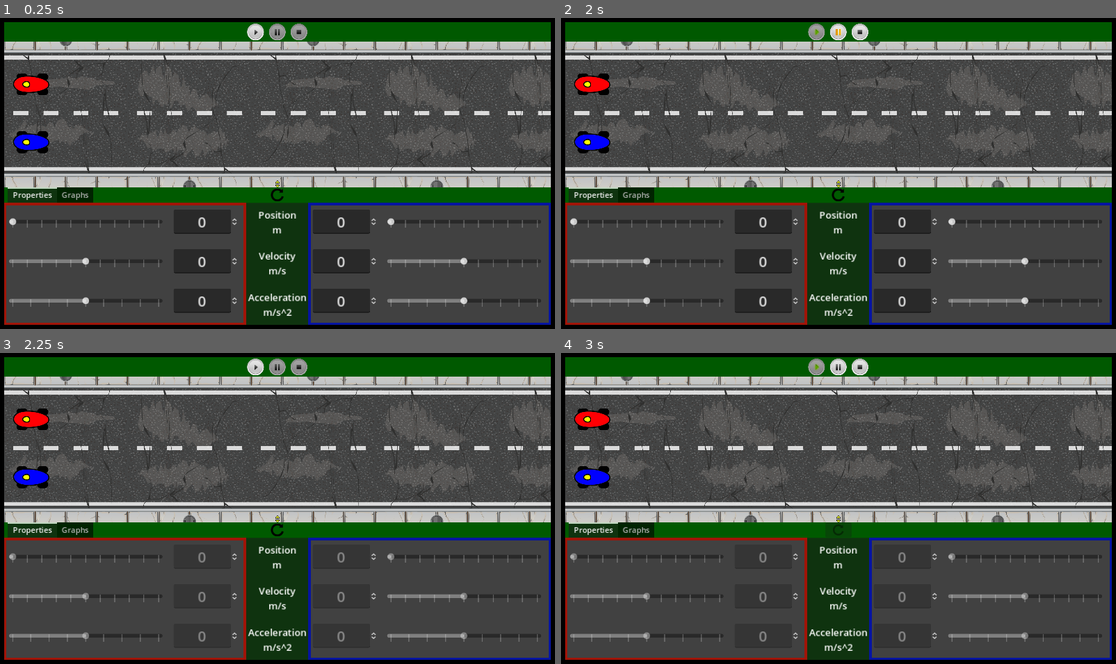
Above: before the commit, frames 1-4 (two rows, left to right).
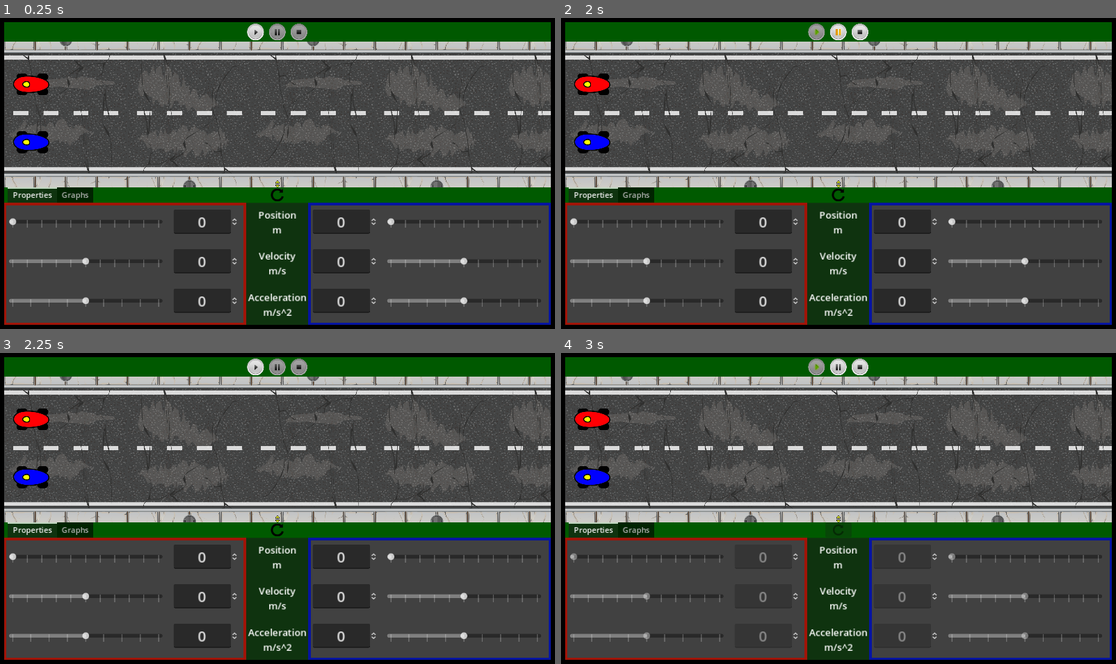
Above: after the commit, the same moments.

Repository: onegm/one_dimensional_motion_simulator
Game: Godot game, scene res://main.tscn
The game is run twice, just before and just after one commit, with the same random seed, the same clock (stepped at 60 frames per second) and the same inputs.
Inputs (mouse positions are in pixels of both pictures, inside the frame that each line leads up to):
- Up to frame 1 (0.25 s): no input
- Up to frame 2 (2 s): click (816, 33) at 0.5 s; click (838, 33) at 1.25 s
- Up to frame 3 (2.25 s): click (299, 368) at 2 s
- Up to frame 4 (3 s): click (816, 368) at 2.75 s

Frames 1-2 are identical in both runs. In frame 3, 0.3% of the frame differs, in the area x 1-85%, y 64-93%; in frame 4, nothing differs.

Commit message:
Separate pause and stop property controller response

Diff:
--- a/ui/car_properties/property_controller/property_controller.gd
+++ b/ui/car_properties/property_controller/property_controller.gd
@@ -15,7 +15,7 @@
 func _ready() -> void:
 	SignalBus.start_simulation_requested.connect(on_start)
 	SignalBus.pause_simulation_requested.connect(on_pause)
-	SignalBus.reset_simulation_requested.connect(on_pause)
+	SignalBus.reset_simulation_requested.connect(on_stop)
 	SignalBus.reset_properties_requested.connect(slider.set_value.bind(0))
 
 	assign_controller_properties()
@@ -51,5 +51,9 @@
 	slider.editable = !slider.editable
 	spin_box.editable = !spin_box.editable
 
+func on_stop():
+	slider.editable = true
+	spin_box.editable = true
+
 func _process(_delta: float) -> void:
 	assign_controller_properties()
